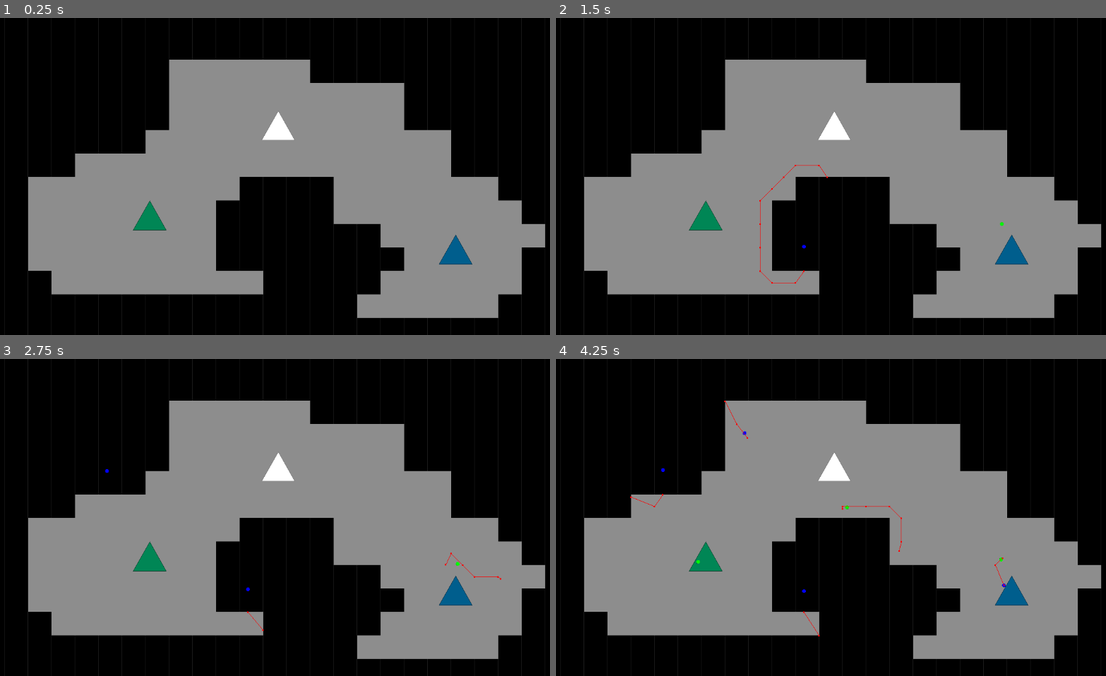
Above: before the commit, frames 1-4 (two rows, left to right).
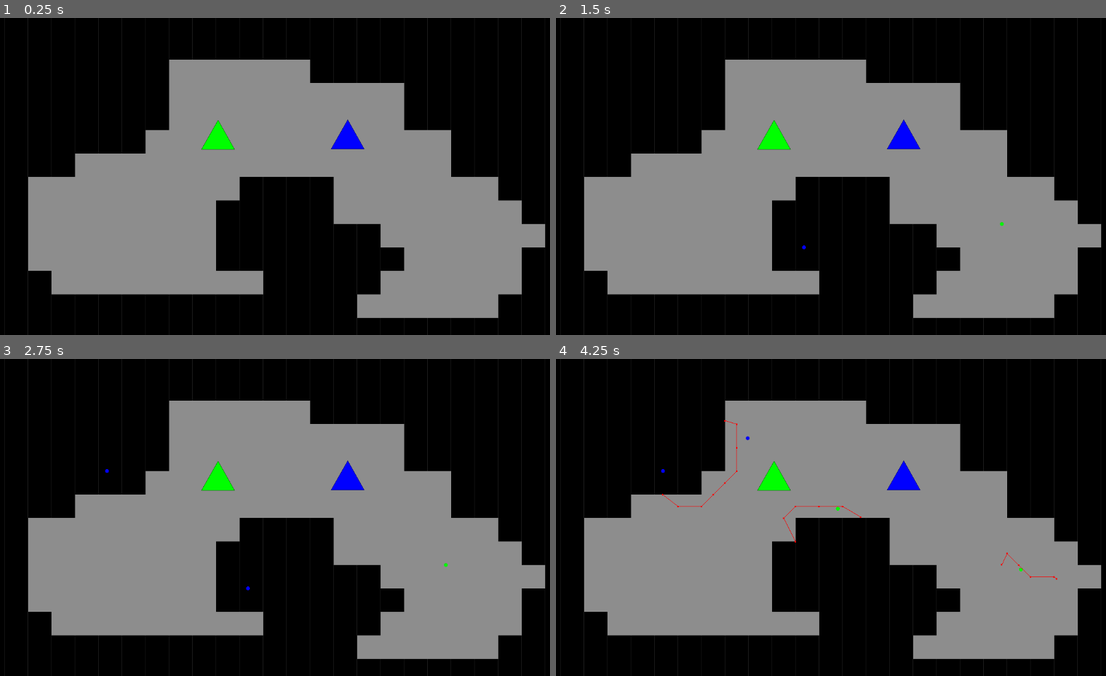
Above: after the commit, the same moments.

Repository: CarlosBobato/Spreading-It-Game-Jam
Game: Godot game, scene res://WorldScenes/2DScene/world.tscn
The game is run twice, just before and just after one commit, with the same random seed, the same clock (stepped at 60 frames per second) and the same inputs. The engine's default icon, where the game draws it, is replaced by a stand-in: a white triangle on a blue panel in a dark square.
Inputs (mouse positions are in pixels of both pictures, inside the frame that each line leads up to):
- Up to frame 1 (0.25 s): no input
- Up to frame 2 (1.5 s): tap Enter at 0.5 s; move the mouse to (803, 239) at 0.52 s; hold W (MoveUp) from 0.53 s (still down); click (803, 239) at 0.6 s; move the mouse to (1001, 224) at 1.27 s; right-click (1001, 224) at 1.35 s
- Up to frame 3 (2.75 s): tap Space at 2 s; move the mouse to (104, 469) at 2.02 s; release W (MoveUp) at 2.03 s; hold A (MoveLeft) from 2.03 s (still down); click (104, 469) at 2.1 s
- Up to frame 4 (4.25 s): move the mouse to (858, 517) at 2.77 s; right-click (858, 517) at 2.85 s; move the mouse to (748, 438) at 3.52 s; release A (MoveLeft) at 3.53 s; hold S (MoveDown) from 3.53 s (still down); click (748, 438) at 3.6 s

The runs differ from the first frame. In frame 1, 1.5% of the frame differs, in the area x 24-86%, y 29-78%; in frame 2, 1.6%; in frame 3, 1.5%; in frame 4, 1.8%, in the area x 13-92%, y 13-88%.

Commit message:
pheromones working (again)
now units detect pheromones as well as go through them properly

Diff:
--- a/BaseUnit/base_unit.gd
+++ b/BaseUnit/base_unit.gd
@@ -37,18 +37,24 @@
 				enemy = enemies[0]
 				chase_enemy = true
 	elif body as StaticBody2D:
-		if "team_index" in body && "source" in body && body.source != self:
-			if  body.team_index != team_index:
-				pheromone = body
-				chase_pheromone = true
-			else:
-				pheromones.push_back(body)
-				if pheromone == null && !pheromones.is_empty():
-					pheromone = pheromones.pick_random()
+		if "team_index" in body:
+			if "source" in body && body.source != self:
+				if  body.team_index != team_index:
+					pheromone = body
 					chase_pheromone = true
 				else:
-					chase_pheromone = false
-					pheromone = null
+					pheromones.push_back(body)
+					if pheromone == null && !pheromones.is_empty():
+						pheromone = pheromones.pick_random()
+						chase_pheromone = true
+					else:
+						chase_pheromone = false
+						pheromone = null
+			elif "unit_spawner" in body:
+				if body.team_index != team_index:
+					print(self, " I am chasing the enemy structure ", body.team_index)
+					pheromone = body
+					chase_pheromone = true
 
 # Detects if a actor has left the detection zone,
 # if said actor is the same enemy that entered earlier
@@ -81,10 +87,12 @@
 	else:
 		current_health = current_health - 1
 
+
 func make_path():
 	if chase_enemy && enemy:
 		navigation_agent.target_position = enemy.global_position
 	elif chase_pheromone && pheromone:
+		print(self, " I am going towards the pheromone ", pheromone)
 		var random = RandomNumberGenerator.new()
 		random.randomize()
 		var target_position = Vector2(pheromone.position.x + random.randi_range(-85, 85), pheromone.position.y +  random.randi_range(-85, 85))
--- a/BaseUnit/base_unit.tscn
+++ b/BaseUnit/base_unit.tscn
@@ -27,7 +27,8 @@
 debug_enabled = true
 
 [node name="DetectionArea" type="Area2D" parent="."]
-collision_mask = 3
+collision_layer = 4
+collision_mask = 6
 script = ExtResource("3_l7w8x")
 
 [node name="CollisionShape2D" type="CollisionShape2D" parent="DetectionArea"]
@@ -43,8 +44,6 @@
 wait_time = 0.25
 autostart = true
 
-[connection signal="area_entered" from="DetectionArea" to="." method="_on_detection_area_area_entered"]
-[connection signal="area_exited" from="DetectionArea" to="." method="_on_detection_area_area_exited"]
 [connection signal="area_shape_entered" from="DetectionArea" to="." method="_on_detection_area_area_shape_entered"]
 [connection signal="body_entered" from="DetectionArea" to="." method="_on_detection_area_body_entered"]
 [connection signal="body_exited" from="DetectionArea" to="." method="_on_detection_area_body_exited"]
--- a/BaseUnit/pheromone.tscn
+++ b/BaseUnit/pheromone.tscn
@@ -5,6 +5,8 @@
 [sub_resource type="CircleShape2D" id="CircleShape2D_rt006"]
 
 [node name="pheromone" type="StaticBody2D"]
+collision_layer = 4
+collision_mask = 7
 script = ExtResource("1_3a64c")
 
 [node name="CollisionShape2D" type="CollisionShape2D" parent="."]
--- /dev/null
+++ b/UnitSpawner/ControlArea.gd
@@ -0,0 +1,13 @@
+extends Area2D
+
+@onready var unit_spawner = get_node("..")
+var team_index: int
+
+# Called when the node enters the scene tree for the first time.
+func _ready():
+	team_index = unit_spawner.team_index
+
+
+# Called every frame. 'delta' is the elapsed time since the previous frame.
+func _process(_delta):
+	pass
--- a/UnitSpawner/unit_spawner.gd
+++ b/UnitSpawner/unit_spawner.gd
@@ -28,7 +28,15 @@
 
 # Called when the node enters the scene tree for the first time.
 func _ready():
-	pass # Replace with function body.
+	# turn_timer.timeout.connect(_on_turn_timer_timeout)
+	if team_index == 1:
+		modulate = Color(0, 1, 0)
+	elif team_index == 2:
+		modulate = Color(0, 0, 1)
+	elif team_index == 3:
+		modulate = Color(1, 0, 0)
+	else:
+		modulate = Color(0.5, 0.5, 0.5)
 
 func _on_control_area_area_entered(area):
 	print("area entered structure ", area, "team_index" in area)
@@ -37,6 +45,7 @@
 			if !enemies.has(area):
 				print("enemy entered structure, enemy index: ", area.team_index)
 				enemies.push_back(area)
+				area.BaseUnit.spawn_pheromone_area()
 		else:
 			if !friendlies.has(area):
 				friendlies.push_back(area)
@@ -48,6 +57,7 @@
 			print("enemy exited structure ", area.team_index)
 			if enemies.has(area):
 				enemies.erase(area)
+				area.BaseUnit.spawn_pheromone_area()
 		else:
 			if friendlies.has(area):
 				friendlies.erase(area)
@@ -59,7 +69,7 @@
 			print("setting structure conversion to 0 ", self)
 		convertion_counter = 0
 	else:
-		print("converting structure to team ", enemies.pick_random().team_index)
+		print("converting structure to team ", self)
 		if friendlies.is_empty():
 			convertion_counter += 1
 		else:
--- a/UnitSpawner/unit_spawner.tscn
+++ b/UnitSpawner/unit_spawner.tscn
@@ -1,7 +1,8 @@
-[gd_scene load_steps=5 format=3 uid="uid://c5abnsgt63448"]
+[gd_scene load_steps=6 format=3 uid="uid://c5abnsgt63448"]
 
 [ext_resource type="Script" path="res://UnitSpawner/unit_spawner.gd" id="1_ew31j"]
 [ext_resource type="Texture2D" uid="uid://ytiw70samq5i" path="res://Textures/UnitSpawner.png" id="2_rcvgn"]
+[ext_resource type="Script" path="res://UnitSpawner/ControlArea.gd" id="3_6qigq"]
 
 [sub_resource type="CircleShape2D" id="CircleShape2D_6o0ja"]
 radius = 257.194
@@ -19,6 +20,9 @@
 texture = ExtResource("2_rcvgn")
 
 [node name="ControlArea" type="Area2D" parent="."]
+collision_layer = 4
+collision_mask = 7
+script = ExtResource("3_6qigq")
 
 [node name="CollisionShape2D" type="CollisionShape2D" parent="ControlArea"]
 shape = SubResource("CircleShape2D_6o0ja")
--- a/WorldScenes/2DScene/world.tscn
+++ b/WorldScenes/2DScene/world.tscn
@@ -33,32 +33,26 @@
 current_map = NodePath("..")
 
 [node name="TurnTimer" type="Timer" parent="."]
+wait_time = 3.0
 autostart = true
 script = SubResource("GDScript_bcy7m")
 
-[node name="unit_spawner" parent="." node_paths=PackedStringArray("turn_timer", "world") instance=ExtResource("4_ujfjw")]
+[node name="unit_spawner" parent="." node_paths=PackedStringArray("world") instance=ExtResource("4_ujfjw")]
 modulate = Color(0, 0.52549, 0.333333, 1)
-position = Vector2(-216, 83)
+position = Vector2(-30, -137)
 team_index = 1
-turn_timer = NodePath("../TurnTimer")
 world = NodePath("..")
 
-[node name="unit_spawner2" parent="." node_paths=PackedStringArray("turn_timer", "world") instance=ExtResource("4_ujfjw")]
+[node name="unit_spawner2" parent="." node_paths=PackedStringArray("world") instance=ExtResource("4_ujfjw")]
 modulate = Color(0, 0.368627, 0.552941, 1)
-position = Vector2(617, 176)
+position = Vector2(323, -138)
 team_index = 2
-turn_timer = NodePath("../TurnTimer")
 world = NodePath("..")
 
 [node name="Camera2D" type="Camera2D" parent="."]
 position = Vector2(129, -23)
 zoom = Vector2(0.75, 0.75)
 
-[node name="unit_spawner3" parent="." node_paths=PackedStringArray("turn_timer", "world") instance=ExtResource("4_ujfjw")]
-position = Vector2(134, -162)
-turn_timer = NodePath("../TurnTimer")
-world = NodePath("..")
-
 [connection signal="timeout" from="TurnTimer" to="." method="_on_turn_timer_timeout"]
 [connection signal="timeout" from="TurnTimer" to="unit_spawner" method="_on_turn_timer_timeout"]
 [connection signal="timeout" from="TurnTimer" to="unit_spawner2" method="_on_turn_timer_timeout"]
--- a/pheromone.gd
+++ /dev/null
@@ -1,25 +0,0 @@
-extends StaticBody2D
-
-@export var turn_timer: Timer
-@export var team_index: int
-
-var dissipation_counter := 0 as int
-@export var dissipation_turns: int
-
-@export var source: CharacterBody2D
-
-# Called when the node enters the scene tree for the first time.
-func _ready():
-	turn_timer.timeout.connect(_on_turn_timer_timeout)
-	pass # Replace with function body.
-
-func _on_turn_timer_timeout():
-	if dissipation_counter >= dissipation_turns:
-		get_node(".").queue_free()
-	else:
-		dissipation_counter += 1
-		get_node("CollisionShape2D").scale = Vector2((2 * dissipation_counter * 0.1), (2 * dissipation_counter * 0.1))
-
-# Called every frame. 'delta' is the elapsed time since the previous frame.
-func _process(_delta):
-	pass
